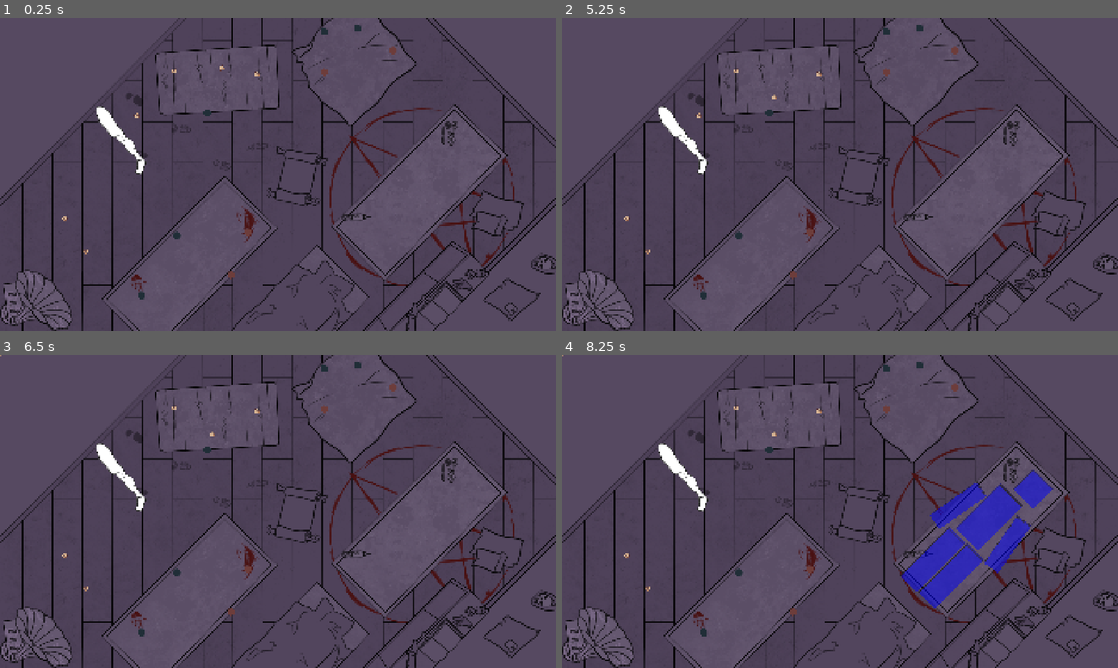
Above: before the commit, frames 1-4 (two rows, left to right).
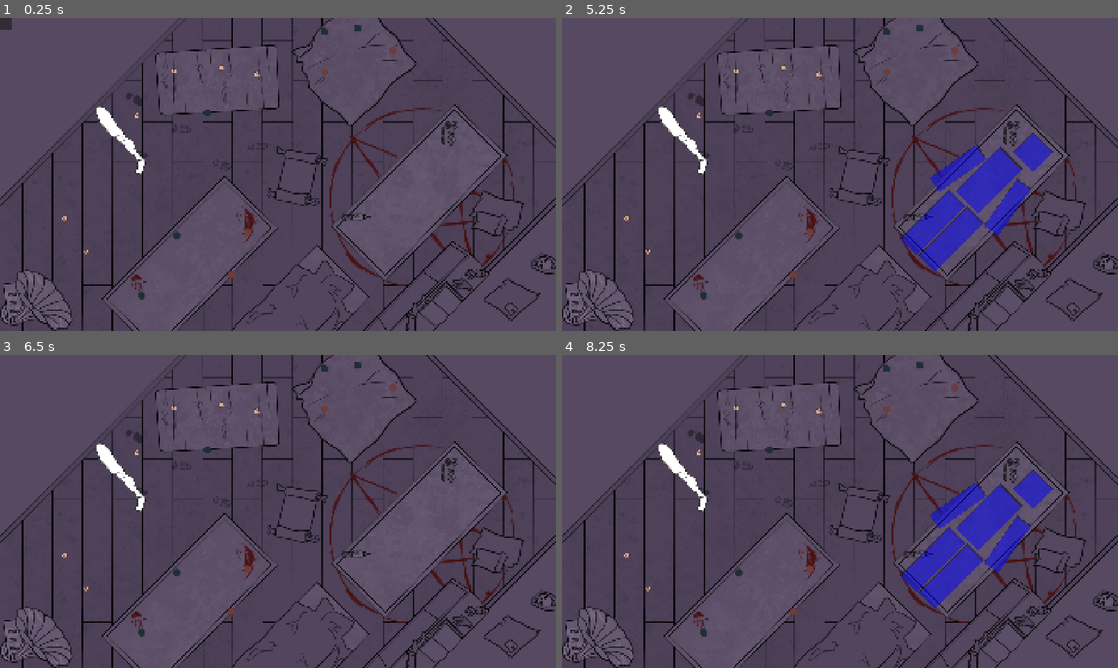
Above: after the commit, the same moments.

Repository: JohanneSoS/graveExpectations
Game: Godot game, scene res://scenes/main.tscn
The game is run twice, just before and just after one commit, with the same random seed, the same clock (stepped at 60 frames per second) and the same inputs.
Inputs (mouse positions are in pixels of both pictures, inside the frame that each line leads up to):
- Up to frame 1 (0.25 s): no input
- Up to frame 2 (5.25 s): tap Enter at 0.5, 2, 3.5 s; move the mouse to (784, 68) at 0.52 s; press the mouse at (784, 68) at 0.53 s; tap Space at 1.25, 2.75, 4.25 s; move the mouse to (767, 111) at 1.27 s; release the mouse at (767, 111) at 1.28 s; click (767, 111) at 1.35 s; move the mouse to (734, 71) at 2.02 s; press the mouse at (734, 71) at 2.03 s; move the mouse to (817, 74) at 2.77 s; release the mouse at (817, 74) at 2.78 s; click (817, 74) at 2.85 s; move the mouse to (684, 140) at 3.52 s; press the mouse at (684, 140) at 3.53 s; move the mouse to (628, 218) at 4.27 s; release the mouse at (628, 218) at 4.28 s; click (628, 218) at 4.35 s; move the mouse to (645, 252) at 5.02 s; press the mouse at (645, 252) at 5.03 s
- Up to frame 3 (6.5 s): move the mouse to (139, 452) at 5.77 s; release the mouse at (139, 452) at 5.78 s; click (139, 452) at 5.85 s
- Up to frame 4 (8.25 s): move the mouse to (812, 567) at 6.52 s; press the mouse at (812, 567) at 6.53 s; move the mouse to (795, 611) at 7.27 s; release the mouse at (795, 611) at 7.28 s; click (795, 611) at 7.35 s; move the mouse to (701, 633) at 8.02 s; press the mouse at (701, 633) at 8.03 s

The runs differ from the first frame. In frame 1, less than 0.1% of the frame differs, in the area x 0-3%, y 0-4%; in frame 2, 4.7%, in the area x 15-89%, y 14-81%; in frame 3, less than 0.1%; in frame 4, less than 0.1%.

Commit message:
add Stat-Tooltip and automatic part collision shape

Diff:
--- a/scenes/body_part.tscn
+++ b/scenes/body_part.tscn
@@ -2,7 +2,6 @@
 
 [ext_resource type="Script" uid="uid://ujwmlhlx73dr" path="res://scripts/bodypart_node.gd" id="1_0dmsj"]
 [ext_resource type="Resource" uid="uid://cw8lv7cgsyvg7" path="res://ressources/bodyParts/leftLeg1.tres" id="2_law5b"]
-[ext_resource type="Texture2D" uid="uid://byjh030invqfe" path="res://art/bodyparts/legs/leg_l.png" id="3_lnhhf"]
 
 [sub_resource type="CapsuleShape2D" id="CapsuleShape2D_lnhhf"]
 radius = 40.8
@@ -11,9 +10,9 @@
 [node name="bodyPart" type="Node2D" unique_id=1694615725]
 script = ExtResource("1_0dmsj")
 body_part_data = ExtResource("2_law5b")
+collision_margin = null
 
 [node name="Sprite2D" type="Sprite2D" parent="." unique_id=459743708]
-texture = ExtResource("3_lnhhf")
 
 [node name="Area2D" type="Area2D" parent="." unique_id=492573008]
 
--- /dev/null
+++ b/scenes/body_part_tooltip.tscn
@@ -0,0 +1,20 @@
+[gd_scene format=3 uid="uid://cc837dfaugoxw"]
+
+[ext_resource type="Script" uid="uid://b0di1bj0xotxy" path="res://scripts/body_part_tooltip.gd" id="1_5sdny"]
+
+[node name="PanelContainer" type="PanelContainer" unique_id=1853188845]
+offset_right = 40.0
+offset_bottom = 40.0
+script = ExtResource("1_5sdny")
+
+[node name="MarginContainer" type="MarginContainer" parent="." unique_id=238168070]
+layout_mode = 2
+
+[node name="VBoxContainer" type="VBoxContainer" parent="MarginContainer" unique_id=2065958805]
+layout_mode = 2
+
+[node name="TypeLabel" type="Label" parent="MarginContainer/VBoxContainer" unique_id=636218155]
+layout_mode = 2
+
+[node name="StatsContainer" type="VBoxContainer" parent="MarginContainer/VBoxContainer" unique_id=1618935525]
+layout_mode = 2
--- a/scenes/roomView.tscn
+++ b/scenes/roomView.tscn
@@ -7,6 +7,7 @@
 [ext_resource type="Texture2D" uid="uid://cm5ejsb7xe3s1" path="res://art/scalingTest.png" id="4_l20nl"]
 [ext_resource type="PackedScene" uid="uid://es8gj88xxhmk" path="res://scenes/spawn_area.tscn" id="5_t4ojw"]
 [ext_resource type="Script" uid="uid://bp7r5q2q868bm" path="res://scripts/level_generator.gd" id="6_ctyo8"]
+[ext_resource type="PackedScene" uid="uid://cc837dfaugoxw" path="res://scenes/body_part_tooltip.tscn" id="8_dtbit"]
 
 [node name="RoomView" type="Node2D" unique_id=1675548103]
 script = ExtResource("1_dtbit")
@@ -84,3 +85,7 @@
 script = ExtResource("6_ctyo8")
 spawn_areas = [NodePath("../LegSpawnArea"), NodePath("../TorsoSpawnArea"), NodePath("../HeadSpawnArea"), NodePath("../ArmSpawnArea")]
 metadata/_custom_type_script = "uid://bp7r5q2q868bm"
+
+[node name="UI" type="CanvasLayer" parent="." unique_id=1930392888]
+
+[node name="BodyPartTooltip" parent="UI" unique_id=27072615 groups=["body_part_tooltip"] instance=ExtResource("8_dtbit")]
--- /dev/null
+++ b/scenes/start_menu.tscn
@@ -0,0 +1,3 @@
+[gd_scene format=3 uid="uid://ytxba1anqd85"]
+
+[node name="StartMenu" type="Node2D" unique_id=1890780510]
--- /dev/null
+++ b/scripts/body_part_tooltip.gd
@@ -0,0 +1,30 @@
+class_name BodyPartTooltip
+extends PanelContainer
+
+@onready var type_label: Label = $MarginContainer/VBoxContainer/TypeLabel
+@onready var stats_container: VBoxContainer = $MarginContainer/VBoxContainer/StatsContainer
+
+func show_body_part(part: BodyPart) -> void:
+	_clear_stats()
+	type_label.text = _get_body_part_type_name(part.body_part_type)
+
+	for stat in part.stats:
+		var label := Label.new()
+		label.text = "%s    %.0f" % [
+			_get_stat_name(stat.stat),
+			stat.value
+		]
+		stats_container.add_child(label)
+	show()
+
+	global_position = get_viewport().get_mouse_position() + Vector2(16, 16)
+
+func _clear_stats() -> void:
+	for child in stats_container.get_children():
+		child.queue_free()
+
+func _get_body_part_type_name(type: GameEnums.BodyPartType) -> String:
+	return GameEnums.BodyPartType.keys()[type]
+
+func _get_stat_name(stat: GameEnums.PersonalityStat) -> String:
+	return GameEnums.PersonalityStat.keys()[stat]
--- a/scripts/bodypart_node.gd
+++ b/scripts/bodypart_node.gd
@@ -7,11 +7,16 @@
 var offset: Vector2
 var initialPos: Vector2
 var initialRot: float
+const COLLISION_MARGIN = 8.0
+
+@export var body_part_data: BodyPart
+@onready var sprite = $Sprite2D
+@onready var collision_shape = $Area2D/CollisionShape2D
 
 
-@export var body_part_data: BodyPart
-
 # Gameplay Bahaviour
+func _ready():
+	update_collision_shape()
 
 func _process(delta):
 	if draggable:
@@ -37,10 +42,21 @@
 		draggable = true
 		scale = Vector2(1.05, 1.05)
 
+		if body_part_data == null:
+			return
+
+		var tooltip = get_tree().get_first_node_in_group("body_part_tooltip")
+		if tooltip:
+			tooltip.show_body_part(body_part_data)
+
 func _on_area_2d_mouse_exited():
 	if not StateManager.is_dragging:
 		draggable = false
 		scale = Vector2(1, 1)
+
+	var tooltip = get_tree().get_first_node_in_group("body_part_tooltip")
+	if tooltip:
+		tooltip.hide()
 
 
 func _on_area_2d_body_entered(body: Node2D):
@@ -55,3 +71,15 @@
 		is_inside_dropable = false
 		body.modulate = Color(Color.AQUA, 0.5)
 		body_ref = body
+
+func update_collision_shape():
+	if sprite.texture == null:
+		return
+
+	var texture_size = sprite.texture.get_size()
+	var sprite_size = texture_size * sprite.scale
+
+	var shape := RectangleShape2D.new()
+	shape.size = sprite_size + Vector2( COLLISION_MARGIN * 2.0, COLLISION_MARGIN * 2.0)
+
+	collision_shape.shape = shape
--- a/scripts/level_generator.gd
+++ b/scripts/level_generator.gd
@@ -14,7 +14,18 @@
 			slots.append({"area": area, "stats": stat_array})
 
 	for req in order.required_stats:
-		var pool = slots.duplicate()
+		# var pool = slots.duplicate()
+		var pool = []
+
+		for slot in slots:
+			var already_has_stat := false
+			for existing_stat in slot["stats"]:
+				if existing_stat.stat == req.stat:
+					already_has_stat = true
+					break
+			if not already_has_stat:
+				pool.append(slot)
+
 		pool.shuffle()
 		var contributor_count = randi_range(1, pool.size())
 		pool = pool.slice(0, contributor_count)
@@ -49,21 +60,35 @@
 func _build_solution_part(required_contribs: Array[Stat], part_type: GameEnums.BodyPartType) -> BodyPart:
 	var part = BodyPart.new()
 	part.body_part_type = part_type
-	part.stats = required_contribs.duplicate(true)
+
+	var used_types = []
+	for required_stats in required_contribs:
+		if required_stats.stat in used_types:
+			continue
+
+		part.stats.append(required_stats.duplicate(true))
+		used_types.append(required_stats.stat)
+	# part.stats = required_contribs.duplicate(true)
 
 	var target_count = randi_range(min_stats_per_part, max_stats_per_part)
-	var used_types: Array = required_contribs.map(func(s): return s.stat)
 
 	while part.stats.size() < target_count:
-		var t = GameEnums.PersonalityStat.values().pick_random()
-		if t in used_types:
-			continue
-		var filler = Stat.new()
+		var available_types = []
+
+		for stat_type in GameEnums.PersonalityStat.values():
+			if stat_type not in used_types:
+				available_types.append(stat_type)
+
+		if available_types.is_empty():
+			break
+
+		var t = available_types.pick_random()
+		var filler := Stat.new()
 		filler.stat = t
 		filler.value = randf_range(0.0, 100.0)
+
 		part.stats.append(filler)
 		used_types.append(t)
-
 	return part
 
 func check_order_fulfilled(assembled_parts: Array[BodyPart]) -> bool:
--- a/scripts/spawnarea.gd
+++ b/scripts/spawnarea.gd
@@ -53,6 +53,7 @@
 	if texture:
 		var sprite = instance.get_node("Sprite2D")
 		sprite.texture = texture
+		instance.update_collision_shape()
 
 func _get_random_texture() -> Texture2D:
 	var folder := _get_texture_folder()
Not shown, added: scripts/body_part_tooltip.gd.uid
